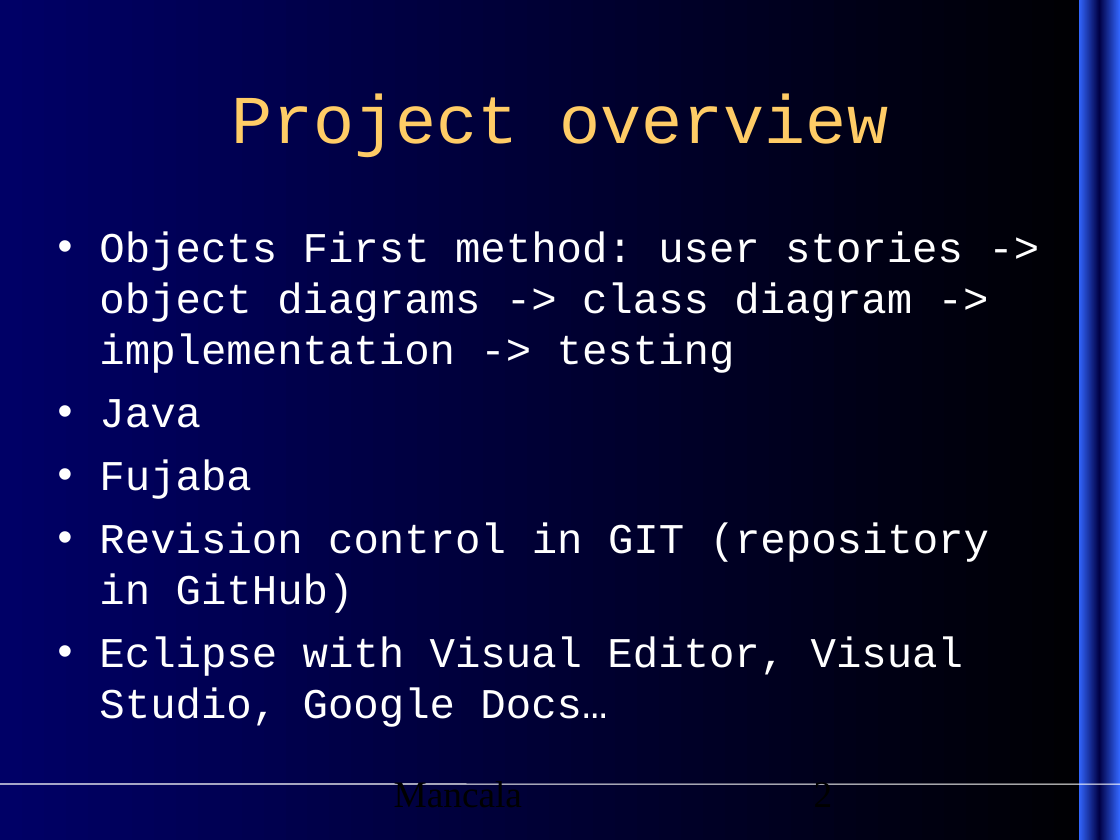
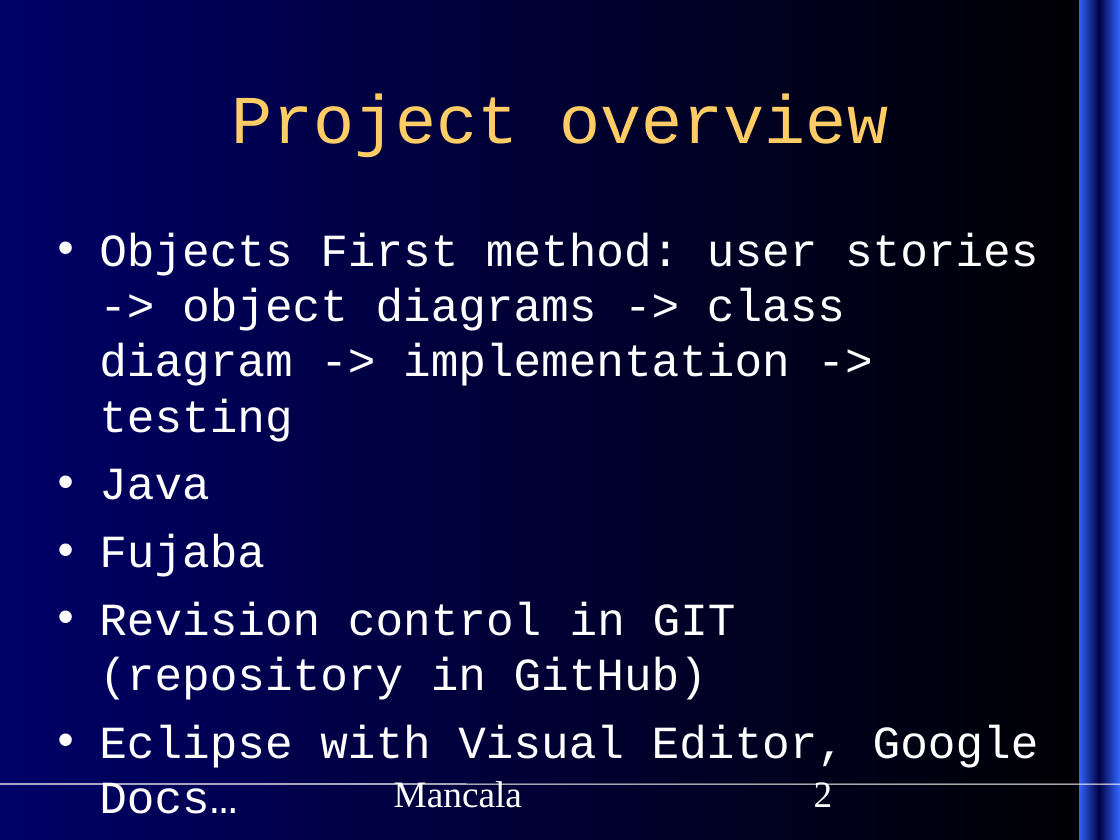
Before and after one commit to sysmod/sysmod10, a slide deck: slide 2 of Documents/presentation.ppt. Drawn at 1120x840 pixels with LibreOffice and Linux fonts; fonts in the diff are those of the drawing. Boxes give left, top, right and bottom in pixels: in the first picture for what was removed or moved away, otherwise in the second. Text is boxed around its words. In the diff, an @@ line names an element or a change of style, - is before the commit and + after.

```diff
--- a/Documents/presentation.ppt
+++ b/Documents/presentation.ppt
@@ text at [99,233,1038,700]: size 27.2 to 29.6 pt in "Objects First method: user stories -> object ...", "Java", "Fujaba", "Revision control in GIT (repository in GitHub)" @@
@@ text at [99,725,1039,768]: text changed; size 27.2 to 29.6 pt @@
-• Eclipse with Visual Editor, Visual Studio, Google Docs…
+• Eclipse with Visual Editor, Google Docs…
@@ text "Mancala" at [394,781,522,808]: text colour #000000 to #FFFFFF @@
@@ page number at [814,782,833,807]: text colour #000000 to #FFFFFF @@
```
Also in this commit, not shown: 6 other slides changed, 1 slide added, 1 other file.
